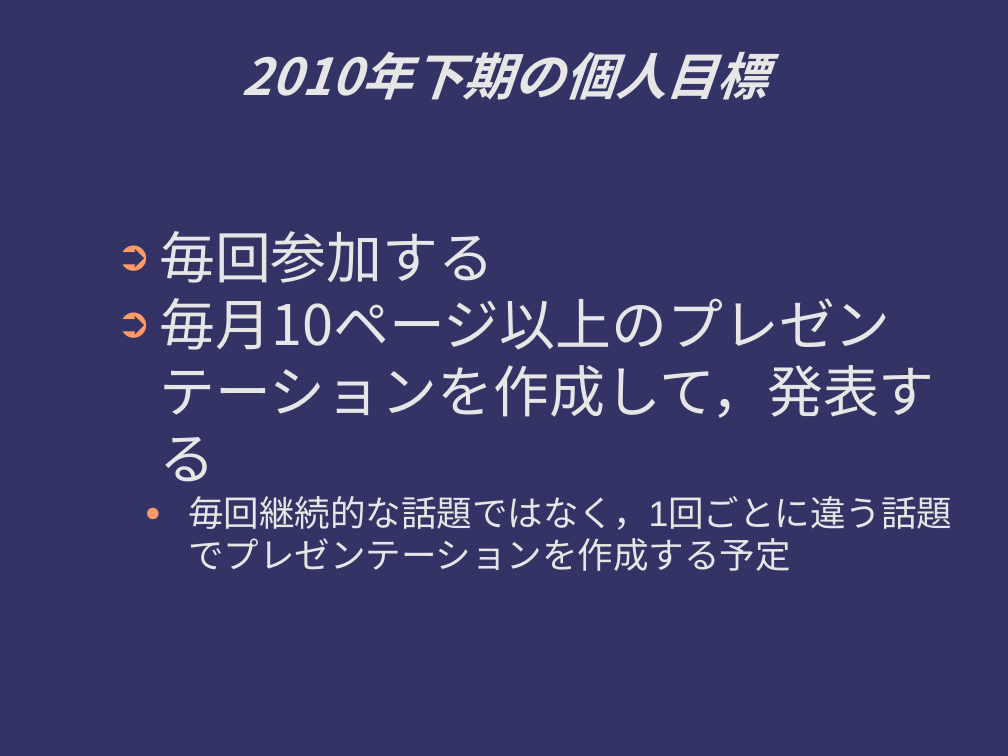
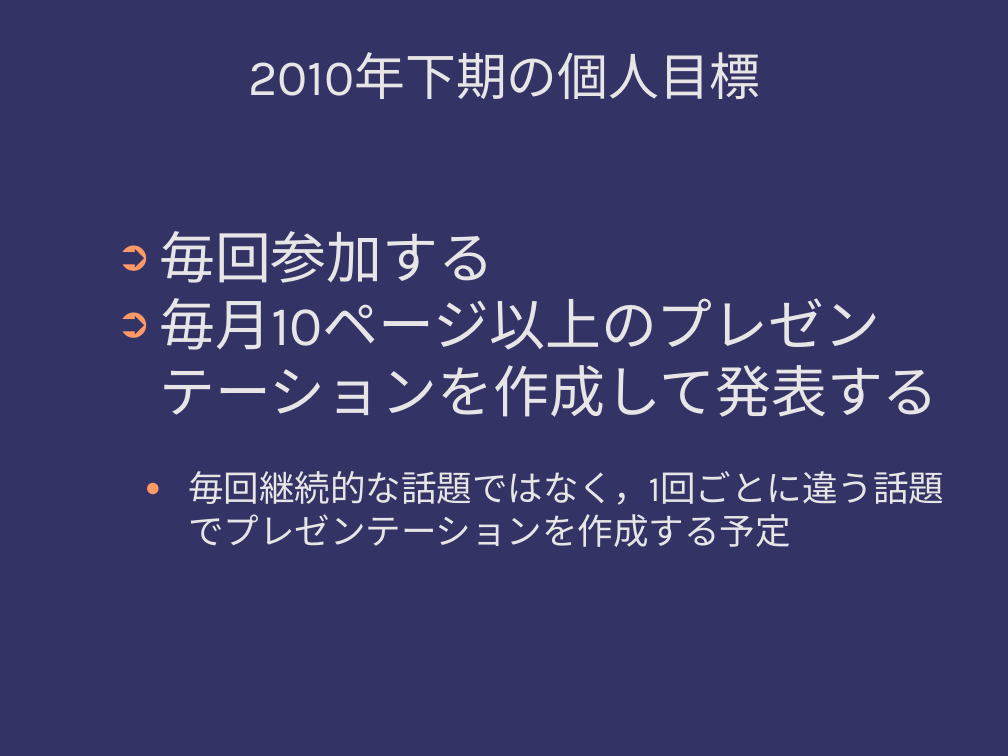
Before and after one commit to red13/presentations, a slide deck: slide 3 of android_20101120/2h_target.odp. Drawn at 1008x756 pixels with LibreOffice and Linux fonts; fonts in the diff are those of the drawing; background and template pictures are left out. Boxes give left, top, right and bottom in pixels: in the first picture for what was removed or moved away, otherwise in the second. Text is boxed around its words. In the diff, an @@ line names an element or a change of style, - is before the commit and + after.

Commit message:
プレゼン資料を更新

```diff
--- a/android_20101120/2h_target.odp
+++ b/android_20101120/2h_target.odp
@@ title "2010年下期の個人目標" at (248,52,760,99): font Noto Sans CJK JP to Karla, bold off, italic off @@
@@ text at (159,231,944,505): font Noto Sans CJK JP to Karla in "毎回参加する"; font Arial to Karla in "毎回継続的な話題ではなく，1回ごとに違う話題でプレゼンテーションを作成する予定" @@
@@ text at (159,298,880,350): text changed; font Noto Sans CJK JP to Karla @@
-➲ 毎月10ページ以上のプレゼンテーションを作成して，発表する
+➲ 毎月10ページ以上のプレゼンテーションを作成して発表する
```
Also in this commit, not shown: 2 other slides changed, 16 slides added, 1 other file.
